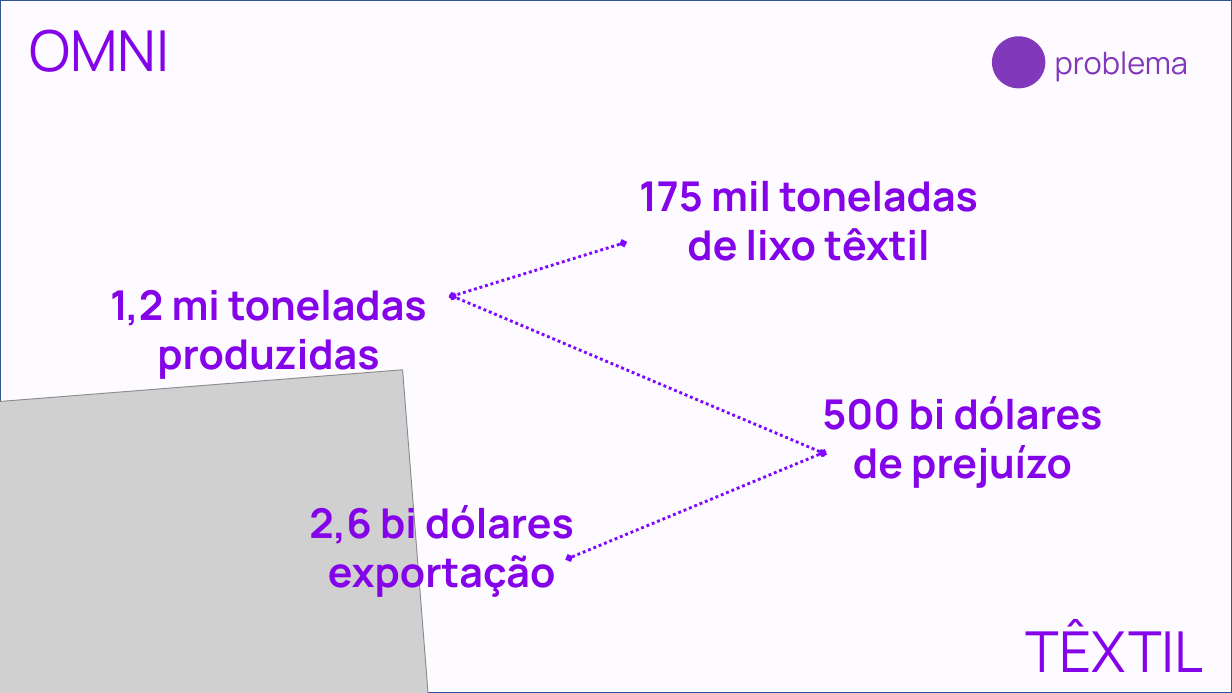
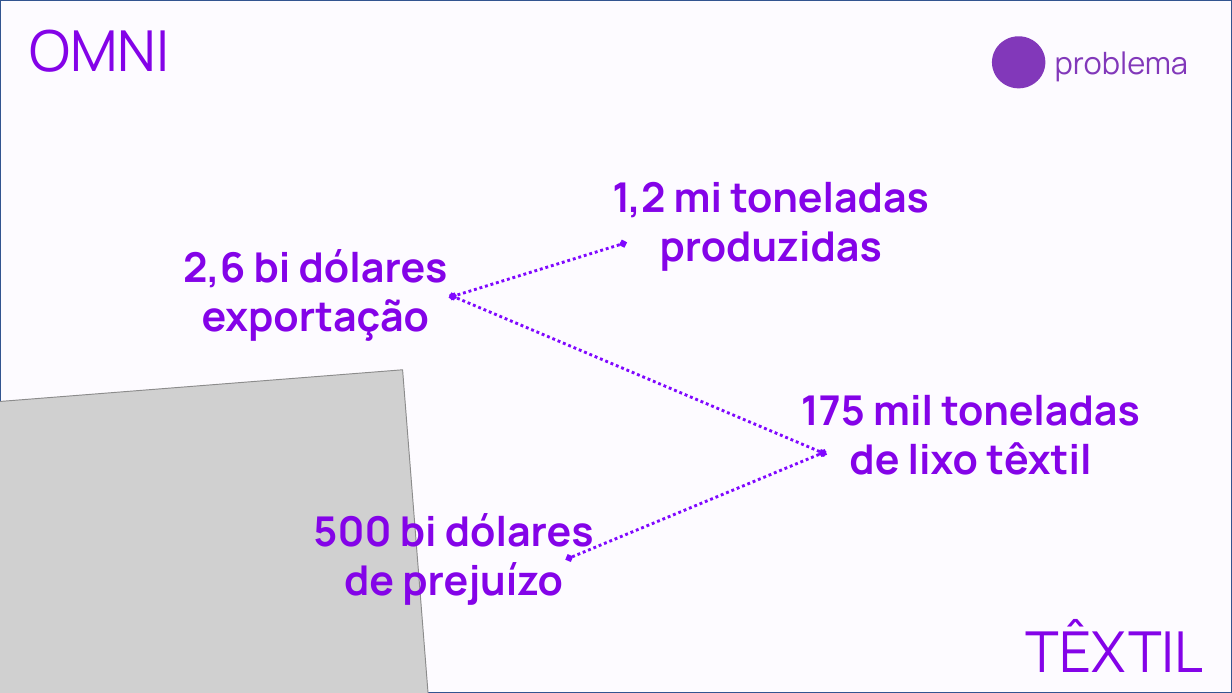
Before and after one commit to 0mni-Solutions/OmniTextil, a slide deck: slide 6 of APRESENTAÇÃO/Sprint 3/Slides.pptx. Drawn at 1232x693 pixels with LibreOffice and Linux fonts; fonts in the diff are those of the drawing; grey boxes stand for pictures. Boxes give left, top, right and bottom in pixels: in the first picture for what was removed or moved away, otherwise in the second. Text is boxed around its words. In the diff, an @@ line names an element or a change of style, - is before the commit and + after.

```diff
--- a/APRESENTAÇÃO/Sprint 3/Slides.pptx
+++ b/APRESENTAÇÃO/Sprint 3/Slides.pptx
@@ text "1,2 mi toneladas": place and size @@
-text "1,2 mi toneladas" at [110, 289, 426, 381]
+text "1,2 mi toneladas" at [612, 181, 928, 271]
@@ text "2,6 bi dólares" rewrapped from [309, 499, 574, 599] to [183, 249, 448, 341] @@
@@ text "175 mil toneladas": place and size @@
-text "175 mil toneladas" at [639, 180, 978, 261]
+text "175 mil toneladas" at [801, 394, 1140, 475]
@@ text "500 bi dólares" rewrapped from [822, 396, 1103, 488] to [313, 508, 594, 607] @@
```
Also in this commit, not shown: 3 other slides changed, 2 other files.
